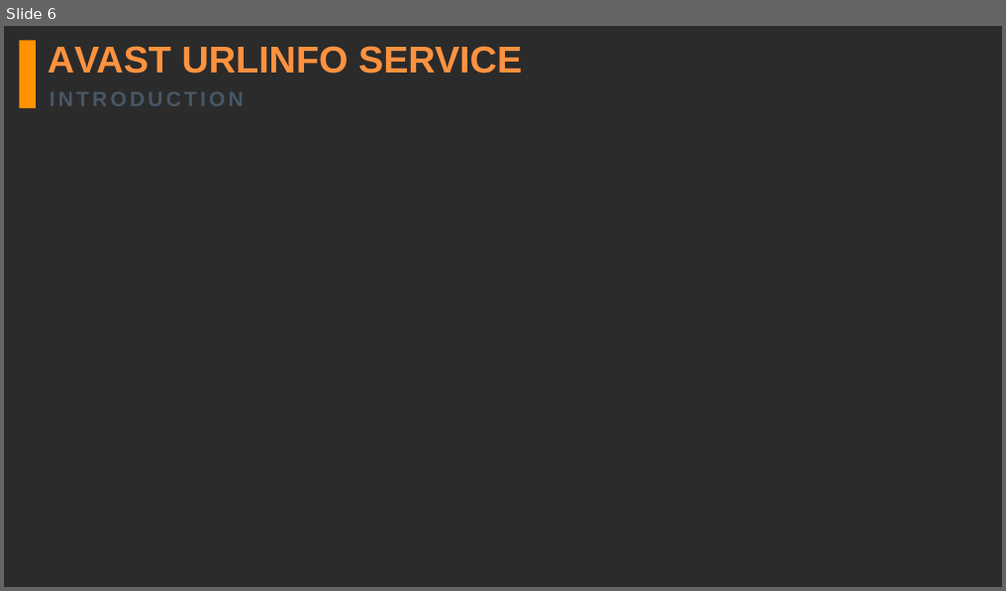
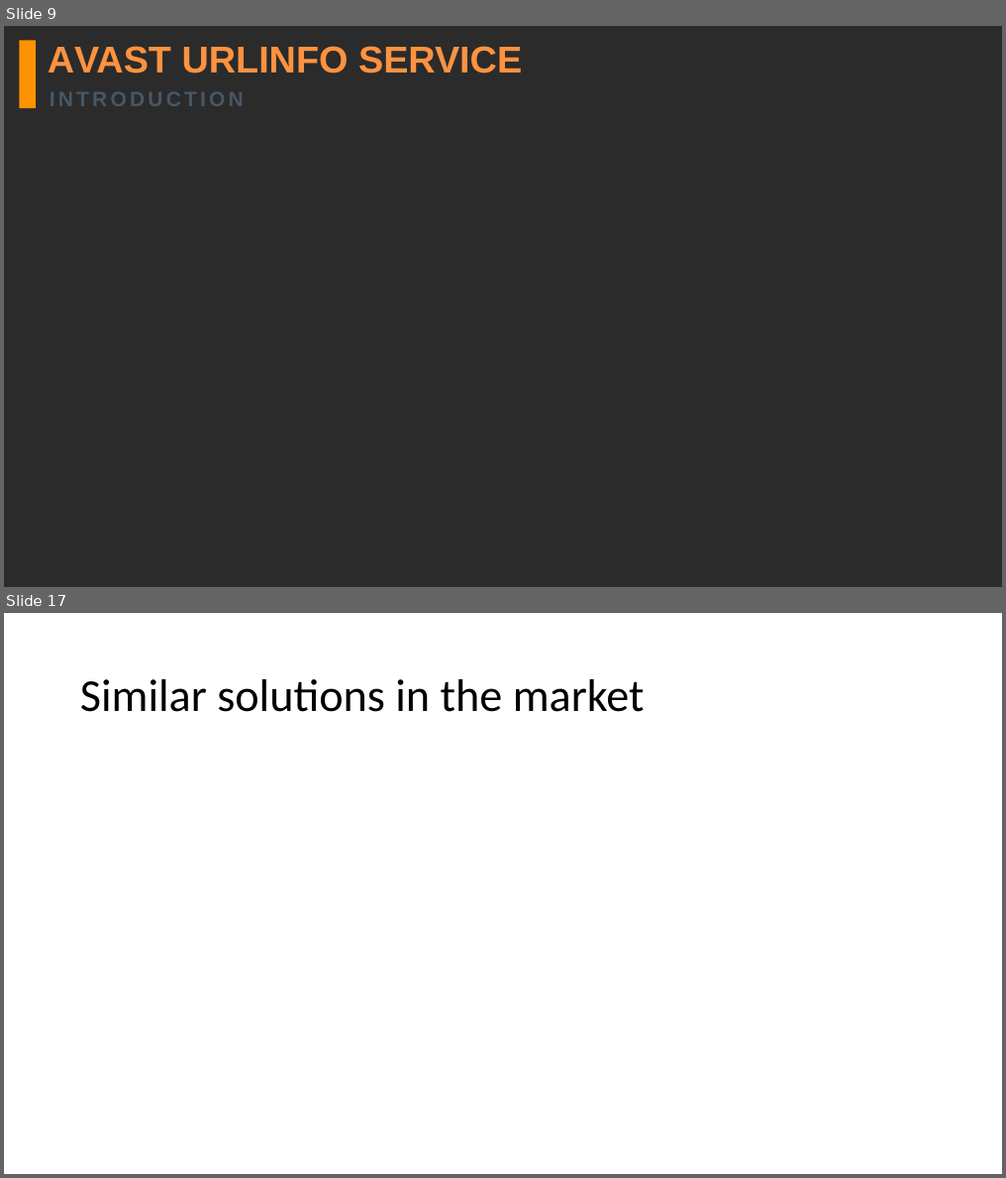
Before and after one commit to jacqbb/webscan, a slide deck: urlinfo_presentation.pptx. Shown one above the other, each under a label of ours: slide 6 before the commit, slides 9 and 17 after it; the slides between them are not shown. The pictures are 1006x591 and 1006x1178 pixels, drawn with LibreOffice and Linux fonts; fonts in the diff are those of the drawing; background and template pictures are left out; a plain dark background stands for a picture behind light text. Boxes give left, top, right and bottom in pixels: in the first picture for what was removed or moved away, otherwise in the second. Text is boxed around its words. In the diff, an @@ line names an element or a change of style, - is before the commit and + after.

```diff
--- a/urlinfo_presentation.pptx
+++ b/urlinfo_presentation.pptx
@@ slide 17 added at box(4, 613, 1002, 1174), background picture (left out) @@
@@ title added at box(80, 679, 645, 712), 44 pt, text #000000 @@
+Similar solutions in the market
@@ what was slide 6 is now slide 9 @@
```
Also in this commit, not shown: 6 slides changed, 16 other slides added, 6 other files.
